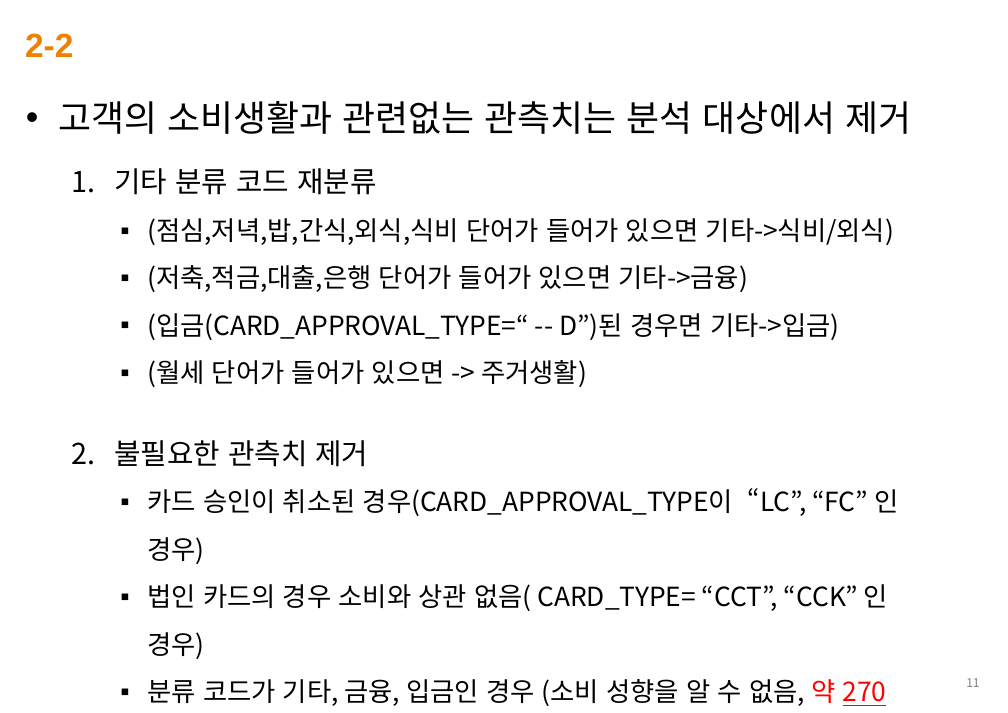
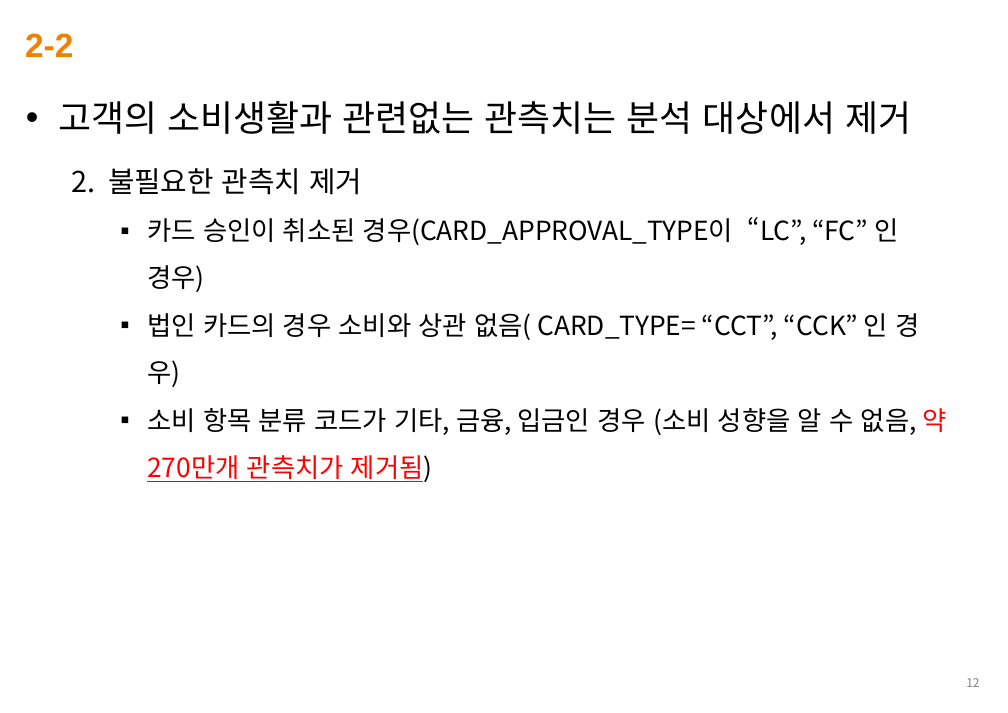
Before and after one commit to abcd00ou/LDS-Stat, a slide deck: slide 12 of 최종 보고서_이동성.pptx (slide 11 before the commit). Drawn at 1008x713 pixels with LibreOffice and Linux fonts; fonts in the diff are those of the drawing; background and template pictures are left out. Boxes give left, top, right and bottom in pixels: in the first picture for what was removed or moved away, otherwise in the second. Text is boxed around its words. In the diff, an @@ line names an element or a change of style, - is before the commit and + after.

```diff
--- a/최종 보고서_이동성.pptx
+++ b/최종 보고서_이동성.pptx
@@ text at <box>71,168,214,194</box>: text changed; size 22 to 24 pt @@
-1. 기타 분류 코드 재분류
-  ▪ (점심,저녁,밥,간식,외식,식비 단어가 들어가 있으면 기타->식비/외식)
-  ▪ (저축,적금,대출,은행 단어가 들어가 있으면 기타->금융)
-  ▪ (입금(CARD_APPROVAL_TYPE=“ -- D”)된 경우면 기타->입금)
-  ▪ (월세 단어가 들어가 있으면 -> 주거생활)
-2. 불필요한 관측치 제거
+2. 불필요한 관측치 제거
@@ text at <box>147,408,947,482</box>: text changed @@
-  ▪ 분류 코드가 기타, 금융, 입금인 경우 (소비 성향을 알 수 없음, 약 270만개 관측치가 제거됨)
+  ▪ 소비 항목 분류 코드가 기타, 금융, 입금인 경우 (소비 성향을 알 수 없음, 약 270만개 관측치가 제거됨)
```
Also in this commit, not shown: 28 other slides changed, 2 slides added.
